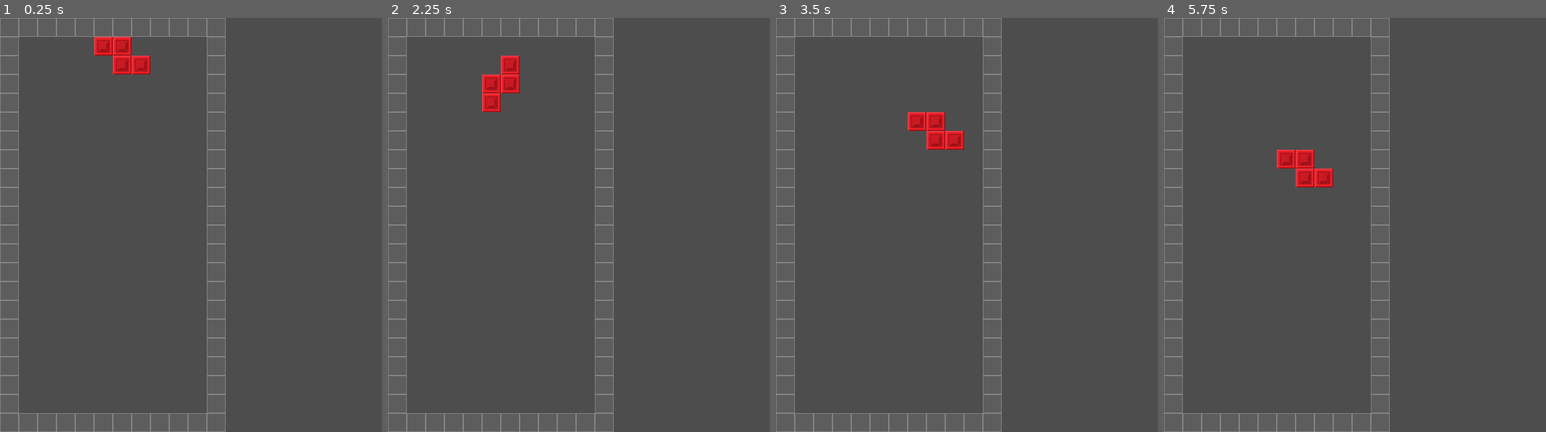
Above: before the commit, frames 1-4 (left to right).
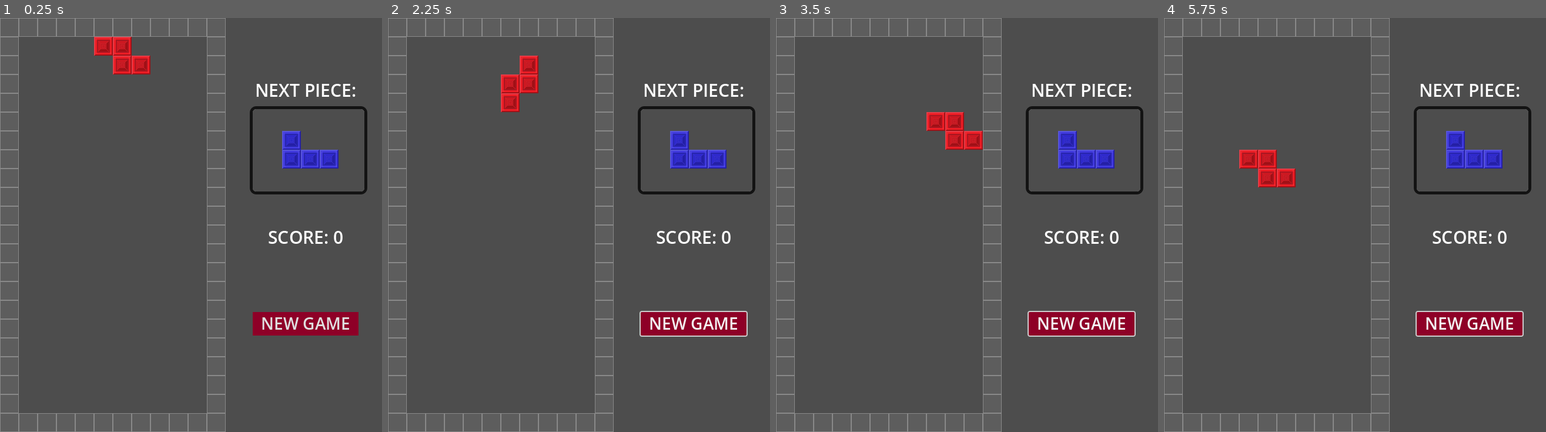
Above: after the commit, the same moments.

Repository: Jab-s/slop
Game: Godot game, scene res://scenes/board.tscn
Two runs of this game, one before a commit and one after it. Both use one fixed random seed, a clock stepped at 60 frames per second and the inputs below.
Inputs (mouse positions are in pixels of both pictures, inside the frame that each line leads up to):
- Up to frame 1 (0.25 s): no input
- Up to frame 2 (2.25 s): click (693, 324) at 0.5 s, where only the run after the commit has a clickable "NEW GAME"; click (693, 324) at 1.25 s, where only the run after the commit has a clickable "NEW GAME"; tap Enter at 2 s; move the mouse to (663, 204) at 2.02 s; press the mouse at (663, 204) at 2.03 s; hold D (right) from 2.03 s (still down)
- Up to frame 3 (3.5 s): move the mouse to (890, 245) at 2.77 s; release D (right) at 2.78 s; release the mouse at (890, 245) at 2.78 s; hold S (down) from 2.78 s (still down); click (890, 245) at 2.85 s
- Up to frame 4 (5.75 s): move the mouse to (1393, 133) at 3.52 s; release S (down) at 3.53 s; press the mouse at (1393, 133) at 3.53 s; hold D (right) 3.53-5.03 s; move the mouse to (1335, 307) at 4.27 s; release the mouse at (1335, 307) at 4.28 s; click (1335, 307) at 4.35 s; tap Space at 5 s; move the mouse to (1469, 287) at 5.02 s; press the mouse at (1469, 287) at 5.03 s; hold A (left) from 5.03 s (still down)

The runs differ from the first frame. In frame 1, 3.8% of the frame differs, in the area x 65-97%, y 15-77%; in frame 2, 5.4%; in frame 3, 4.9%; in frame 4, 5.8%, in the area x 19-97%, y 15-77%.

Commit message:
functionality for hud, landing, and next piece

Diff:
--- a/tetris/TileMap.gd
+++ b/tetris/TileMap.gd
@@ -63,6 +63,7 @@
 var next_piece_type
 var rotation_index : int = 0
 var rotate_cd : int = 30
+var dontfuckingmove = false
 var active_piece : Array
 
 #tilemap variables
@@ -82,9 +83,11 @@
 	#reset variables
 	speed = 1.0
 	steps = [0, 0, 0] #0: left, 1:right, 2:down
-
+	$HUD.get_node("GameOverLabel").hide()
 	piece_type = pick_piece()
 	piece_atlas = Vector2i(shapes_full.find(piece_type), 0)
+	next_piece_type = pick_piece()
+	next_piece_atlas = Vector2i(shapes_full.find(next_piece_type), 0)
 	create_piece()
 
 
@@ -93,9 +96,9 @@
 	if Input.is_action_pressed("down"):
 		steps[2] += 5
 	elif Input.is_action_pressed("right"):
-		steps[1] += 5
+		steps[1] += 10
 	elif Input.is_action_pressed("left"):
-		steps[0] += 5
+		steps[0] += 10
 
 	if Input.is_action_pressed("rotate"):
 		if rotate_cd == 0:
@@ -129,6 +132,8 @@
 	cur_pos = START_POS
 	active_piece = piece_type[rotation_index]
 	draw_piece(active_piece, cur_pos, piece_atlas)
+	#show next piece
+	draw_piece(next_piece_type[0], Vector2i(15, 6), next_piece_atlas)
 
 func clear_piece():
 	for i in active_piece:
@@ -146,10 +151,25 @@
 		draw_piece(active_piece, cur_pos, piece_atlas)
 
 func move_piece(dir):
-	if can_move(dir):
-		clear_piece()
-		cur_pos += dir
-		draw_piece(active_piece, cur_pos, piece_atlas)
+	if not dontfuckingmove:
+		if can_move(dir):
+			print("ok")
+			clear_piece()
+			cur_pos += dir
+			draw_piece(active_piece, cur_pos, piece_atlas)
+		else:
+			if not can_move(dir) and dir == Vector2i.DOWN:
+				dontfuckingmove = true
+				await get_tree().create_timer(1).timeout
+				land_piece()
+				piece_type = next_piece_type
+				piece_atlas = next_piece_atlas
+				next_piece_type = pick_piece()
+				next_piece_atlas = Vector2i(shapes_full.find(next_piece_type), 0)
+				clear_panel()
+				create_piece()
+				await get_tree().create_timer(0.35).timeout
+				dontfuckingmove = false
 
 func can_move(dir):
 	#check if there is space to move
@@ -169,3 +189,14 @@
 
 func is_free(pos):
 	return get_cell_source_id(board_layer, pos) == -1
+
+func land_piece():
+	#remove each segment from the active layer and move to board layer
+	for i in active_piece:
+		erase_cell(active_layer, cur_pos + i)
+		set_cell(board_layer, cur_pos + i, tile_id, piece_atlas)
+
+func clear_panel():
+	for i in range(14, 19):
+		for j in range(5, 9):
+			erase_cell(active_layer, Vector2i(i, j))
--- a/tetris/project.godot
+++ b/tetris/project.godot
@@ -13,6 +13,7 @@
 config/name="Tetris"
 run/main_scene="res://scenes/board.tscn"
 config/features=PackedStringArray("4.2", "Forward Plus")
+run/max_fps=60
 config/icon="res://icon.svg"
 
 [display]
--- a/tetris/scenes/board.tscn
+++ b/tetris/scenes/board.tscn
@@ -1,8 +1,9 @@
-[gd_scene load_steps=7 format=3 uid="uid://14xbd8h8px1k"]
+[gd_scene load_steps=8 format=3 uid="uid://14xbd8h8px1k"]
 
 [ext_resource type="Texture2D" uid="uid://b2676mpglh82l" path="res://assets/TetrisTiles.png" id="1_hykn6"]
 [ext_resource type="Script" path="res://TileMap.gd" id="1_s0luu"]
 [ext_resource type="Texture2D" uid="uid://cy6v4s42vonpe" path="res://assets/gridtile.png" id="2_6dr15"]
+[ext_resource type="PackedScene" uid="uid://btde4vcxseyy5" path="res://scenes/hud.tscn" id="4_pe71n"]
 
 [sub_resource type="TileSetAtlasSource" id="TileSetAtlasSource_2jolo"]
 texture = ExtResource("1_hykn6")
@@ -25,9 +26,7 @@
 sources/0 = SubResource("TileSetAtlasSource_2jolo")
 sources/1 = SubResource("TileSetAtlasSource_ylm3j")
 
-[node name="Board" type="Node2D"]
-
-[node name="TileMap" type="TileMap" parent="."]
+[node name="TileMap" type="TileMap"]
 texture_filter = 1
 tile_set = SubResource("TileSet_wc8o0")
 rendering_quadrant_size = 32
@@ -36,4 +35,8 @@
 layer_0/tile_data = PackedInt32Array(0, 1, 0, 65536, 1, 0, 131072, 1, 0, 196608, 1, 0, 262144, 1, 0, 327680, 1, 0, 3932 …(775 unchanged characters)…
 layer_1/name = "active"
 layer_1/tile_data = PackedInt32Array()
+layer_2/name = "grid"
+layer_2/tile_data = PackedInt32Array()
 script = ExtResource("1_s0luu")
+
+[node name="HUD" parent="." instance=ExtResource("4_pe71n")]
--- a/tetris/scenes/hud.tscn
+++ b/tetris/scenes/hud.tscn
@@ -1,3 +1,74 @@
-[gd_scene format=3 uid="uid://btde4vcxseyy5"]
+[gd_scene load_steps=5 format=3 uid="uid://btde4vcxseyy5"]
+
+[sub_resource type="StyleBoxFlat" id="StyleBoxFlat_t0f74"]
+bg_color = Color(0.6, 0.6, 0.6, 0)
+border_width_left = 5
+border_width_top = 5
+border_width_right = 5
+border_width_bottom = 5
+border_color = Color(0.0745098, 0.0745098, 0.0745098, 1)
+corner_radius_top_left = 10
+corner_radius_top_right = 10
+corner_radius_bottom_right = 10
+corner_radius_bottom_left = 10
+
+[sub_resource type="StyleBoxFlat" id="StyleBoxFlat_cfci0"]
+bg_color = Color(0.556863, 0, 0.152941, 1)
+
+[sub_resource type="StyleBoxFlat" id="StyleBoxFlat_gmgkk"]
+bg_color = Color(0.886275, 0, 0.266667, 1)
+
+[sub_resource type="StyleBoxFlat" id="StyleBoxFlat_8v30t"]
+bg_color = Color(0.321569, 0, 0.0745098, 1)
 
 [node name="HUD" type="CanvasLayer"]
+
+[node name="Panel" type="Panel" parent="."]
+offset_left = 425.0
+offset_top = 150.0
+offset_right = 625.0
+offset_bottom = 300.0
+theme_override_styles/panel = SubResource("StyleBoxFlat_t0f74")
+
+[node name="NextPieceLabel" type="Label" parent="."]
+offset_left = 430.0
+offset_top = 100.0
+offset_right = 610.0
+offset_bottom = 145.0
+theme_override_font_sizes/font_size = 30
+text = "NEXT PIECE:"
+horizontal_alignment = 1
+vertical_alignment = 1
+
+[node name="ScoreLabel" type="Label" parent="."]
+offset_left = 430.0
+offset_top = 350.0
+offset_right = 610.0
+offset_bottom = 395.0
+theme_override_font_sizes/font_size = 30
+text = "SCORE: 0
+"
+horizontal_alignment = 1
+vertical_alignment = 1
+
+[node name="GameOverLabel" type="Label" parent="."]
+offset_left = 72.0
+offset_top = 293.0
+offset_right = 311.0
+offset_bottom = 351.0
+theme_override_font_sizes/font_size = 40
+text = "GAME OVER!
+"
+horizontal_alignment = 1
+vertical_alignment = 1
+
+[node name="StartButton" type="Button" parent="."]
+offset_left = 430.0
+offset_top = 500.0
+offset_right = 610.0
+offset_bottom = 540.0
+theme_override_font_sizes/font_size = 28
+theme_override_styles/normal = SubResource("StyleBoxFlat_cfci0")
+theme_override_styles/hover = SubResource("StyleBoxFlat_gmgkk")
+theme_override_styles/pressed = SubResource("StyleBoxFlat_8v30t")
+text = "NEW GAME"
